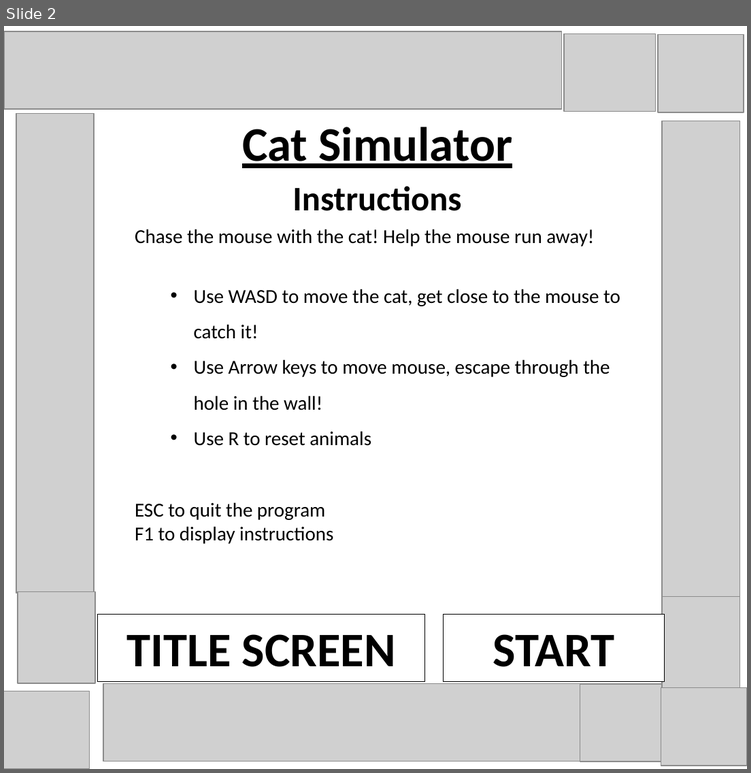
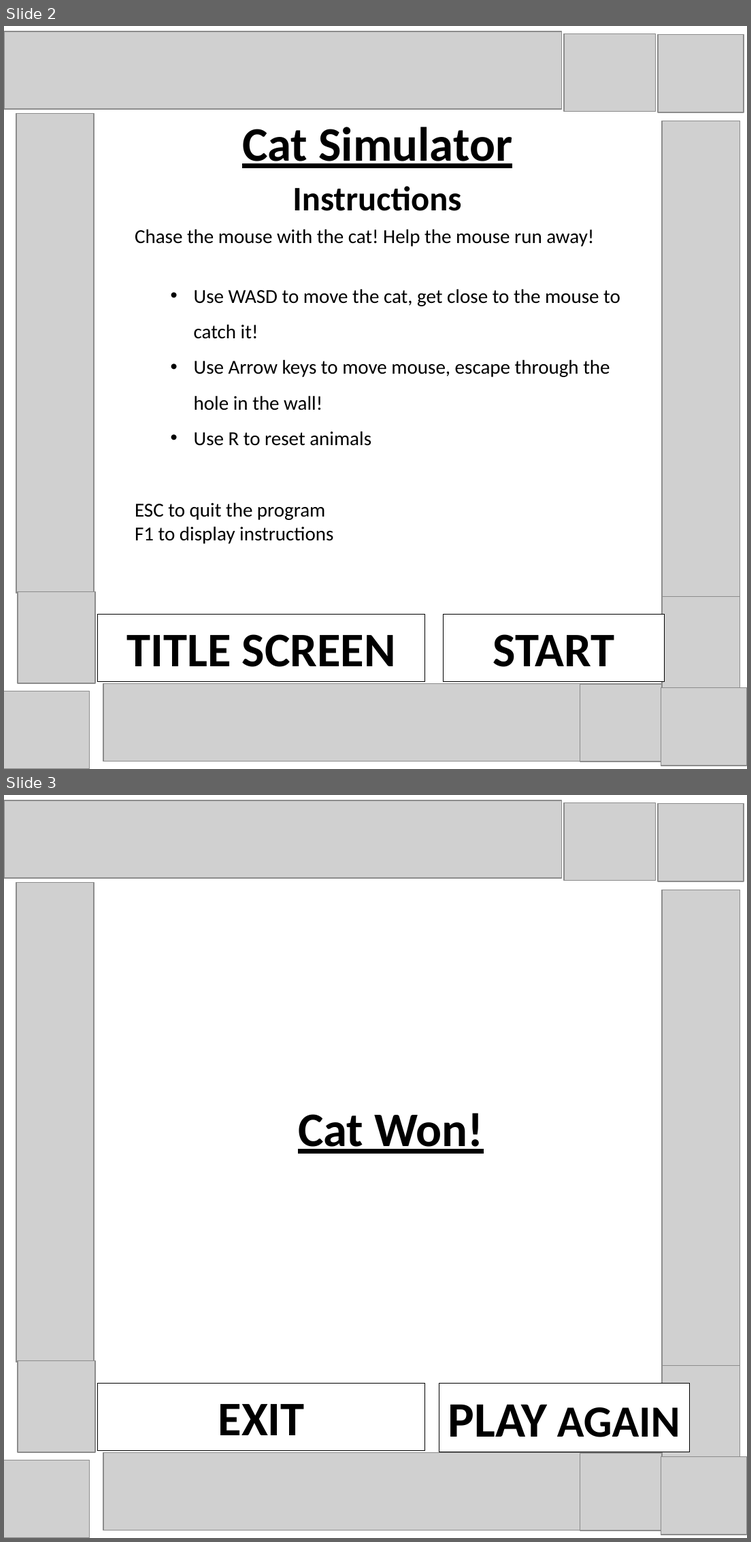
Before and after one commit to hsteeleIO/CS473-Project2, a slide deck: textures/Title Screen.pptx. Shown one above the other, each under a label of ours: slide 2 before the commit, slides 2 and 3 after it. The pictures are 751x773 and 751x1542 pixels, drawn with LibreOffice and Linux fonts; fonts in the diff are those of the drawing; grey boxes stand for pictures; background and template pictures are left out. Boxes give left, top, right and bottom in pixels: in the first picture for what was removed or moved away, otherwise in the second. Text is boxed around its words. In the diff, an @@ line names an element or a change of style, - is before the commit and + after.

```diff
--- a/textures/Title Screen.pptx
+++ b/textures/Title Screen.pptx
@@ slide 3 added at (4,795,747,1538), background picture (left out) @@
@@ picture added at (4,800,561,878) @@
@@ picture added at (564,803,655,881) @@
@@ picture added at (657,804,743,881) @@
@@ picture added at (16,882,94,1361) @@
@@ picture added at (662,890,740,1370) @@
@@ text added at (298,1113,483,1153), 38.9 pt, text #000000, bold, underline @@
+Cat Won!
@@ picture added at (18,1360,95,1452) @@
@@ picture added at (662,1366,740,1457) @@
@@ rectangle added at (98,1383,425,1451), fill #FFFFFF, outline #000000 0.75 pt, 38.9 pt, text #000000, bold @@
+EXIT
@@ rectangle added at (439,1383,689,1452), fill #FFFFFF, outline #000000 0.75 pt, 36 pt, text #000000, bold @@
+PLAY AGAIN
@@ picture added at (4,1460,90,1538) @@
@@ picture added at (103,1452,583,1529) @@
@@ picture added at (580,1453,672,1531) @@
@@ picture added at (661,1457,747,1534) @@
```
Also in this commit, not shown: 1 other slide added, 39 other files.
